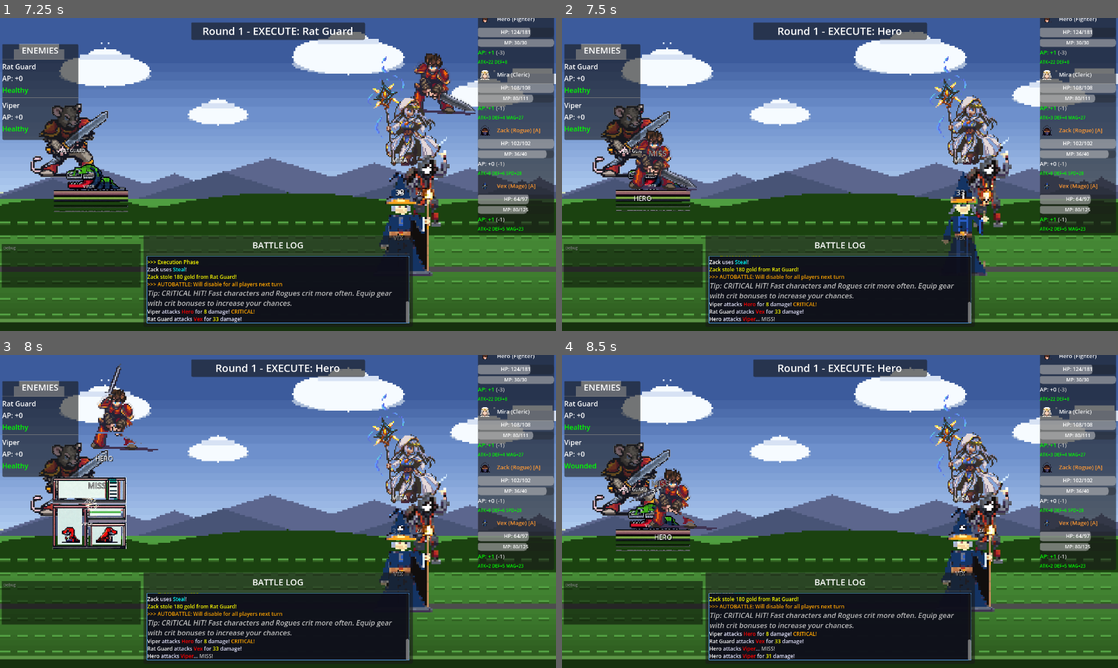
Above: before the commit, frames 1-4 (two rows, left to right).
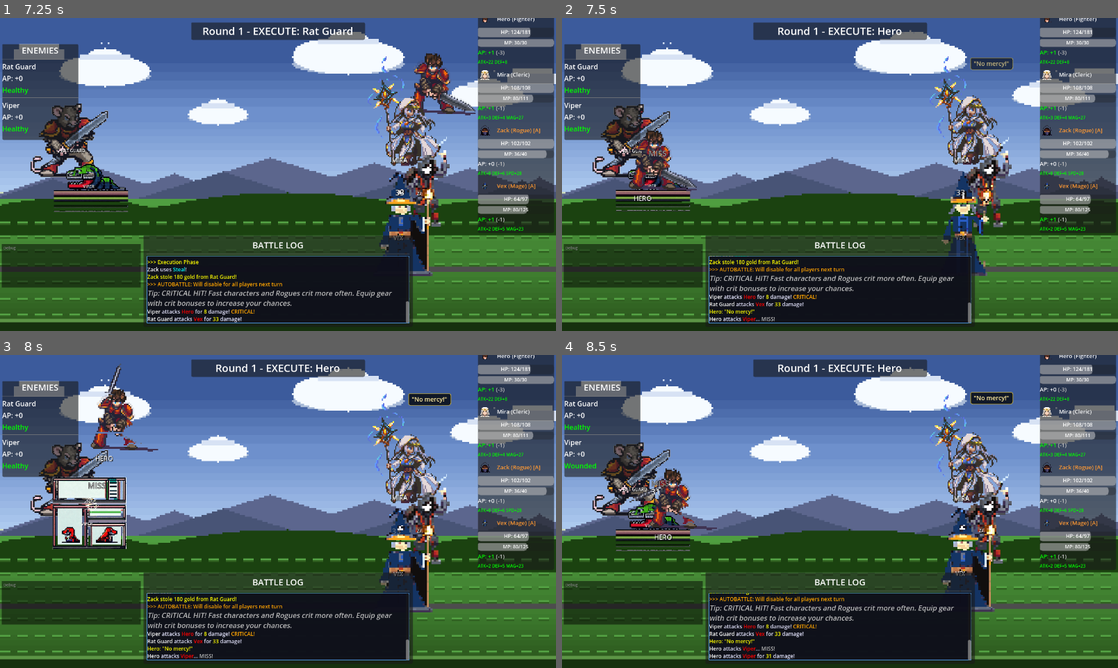
Above: after the commit, the same moments.

Repository: struktured-labs/cowardly-irregular
Game: Godot game, scene res://src/battle/BattleScene.tscn
Two runs of this game, one before a commit and one after it. Both use one fixed random seed, a clock stepped at 60 frames per second and the inputs below. This scene is started directly instead of the project's main scene.
Inputs (mouse positions are in pixels of both pictures, inside the frame that each line leads up to):
- Up to frame 1 (7.25 s): click (278, 165) at 0.52 s; click (278, 174) at 1.27 s; click (278, 187) at 2.02 s; tap Enter at 2.75 s; move the mouse to (400, 158) at 2.77 s; hold Right (ui_right) 2.78-3.5 s; hold R (battle_advance) 2.78-3.5 s; click (400, 158) at 2.92 s; tap Z (ui_accept) at 3.02, 3.32, 6.02, 6.32 s; drag from (166, 190) to (250, 237) at 3.52 s; move the mouse to (333, 105) at 4.27 s; hold Right (ui_right) 4.28-5 s; hold Tab (battle_toggle_auto) 4.28-5 s; click (333, 105) at 4.42 s; drag from (250, 237) to (111, 127) at 5.02 s; move the mouse to (444, 221) at 5.77 s; hold Left (ui_left) 5.78-6.5 s; tap E (camera_rotate_right) at 5.85 s; click (444, 221) at 5.92 s; drag from (111, 127) to (194, 96) at 6.52 s
- Up to frame 2 (7.5 s): move the mouse to (867, 174) at 7.27 s; hold Down (ui_down) from 7.28 s (still down); tap Alt at 7.35 s; click (867, 174) at 7.42 s
- Up to frame 3 (8 s): keep holding Down (ui_down)
- Up to frame 4 (8.5 s): release Down (ui_down) at 8 s; drag from (756, 433) to (728, 527) at 8.02 s

Frame 1 is identical in both runs. In frame 2, 2.4% of the frame differs, in the area x 26-82%, y 12-95%; in frame 3, 2.4%; in frame 4, 2.3%.

Commit message:
feat: trash talk dialogue before big Advance combos
When a player character queues 3+ actions via Advance (spending lots of
AP), there's a 20% chance they'll say a cocky one-liner before the
combo executes. Each job has 4 unique lines:

- Fighter: "Time to go all out!" / "You picked the wrong fight!"
- Rogue: "Watch this..." / "Too slow!"
- Mage: "Witness true power!" / "Let's light it up!"
- Cleric: "Divine judgment!" / "May the light consume you!"
- Bard: "Time for an encore!" / "Grand finale!"
- And 4 more jobs (guardian, ninja, summoner, speculator)

Display: gold-bordered speech bubble above the combatant sprite, pops
in, floats up, fades out over ~1.5s. Also logged in battle log.
Skipped in turbo mode.

User requested feature — 20% trigger rate so it's a fun surprise,
not repetitive.

Co-Authored-By: Claude Opus 4.6 (1M context) <noreply@anthropic.com>

Diff:
--- a/src/battle/BattleManager.gd
+++ b/src/battle/BattleManager.gd
@@ -21,6 +21,7 @@
 signal one_shot_achieved(rank: String, setup_turns: int)
 signal autobattle_victory(multiplier: float, total_turns: int)
 signal group_attack_executing(participants: Array, group_type: String, targets: Array, formation_id: String)
+signal advance_trash_talk(combatant: Combatant, line: String)
 
 enum BattleState {
 	INACTIVE,
@@ -1938,11 +1939,32 @@
 	return {"name": "Magic Burst", "element": "", "bonus_effect": ""}
 
 
+## Trash talk lines per job (triggered on 3+ action Advance, 20% chance)
+const ADVANCE_TRASH_TALK = {
+	"fighter": ["Time to go all out!", "You picked the wrong fight!", "Three hits? Let's make them count!", "No mercy!"],
+	"cleric": ["Divine judgment!", "May the light consume you!", "Repent!", "The heavens demand it!"],
+	"mage": ["Witness true power!", "Let's light it up!", "Feel the arcane fury!", "You're in for a shock!"],
+	"rogue": ["Watch this...", "Too slow!", "Blink and you'll miss it!", "Catch me if you can!"],
+	"bard": ["Time for an encore!", "This one's a showstopper!", "Hit it!", "Grand finale!"],
+	"guardian": ["Brace yourself!", "The wall strikes back!", "You can't break through!", "For the party!"],
+	"ninja": ["Shadow combo!", "You won't see this coming!", "Swift as the wind!", "Vanishing strike!"],
+	"summoner": ["All of us, together!", "Lend me your power!", "Convergence!", "United we strike!"],
+	"speculator": ["All in!", "High risk, high reward!", "The market favors the bold!", "Leveraged to the max!"],
+}
+
+
 func _execute_advance(combatant: Combatant, advance_action: Dictionary) -> void:
 	"""Execute advance action - all queued actions in sequence (each costs 1 AP)"""
 	var actions = advance_action.get("actions", []) as Array
 	if actions.is_empty():
 		return
+
+	# Trash talk on 3+ action Advance from player characters (20% chance)
+	if actions.size() >= 3 and combatant in player_party and randf() < 0.2:
+		var job_id = combatant.job.get("id", "fighter") if combatant.job else "fighter"
+		var lines = ADVANCE_TRASH_TALK.get(job_id, ADVANCE_TRASH_TALK["fighter"])
+		var line = lines[randi() % lines.size()]
+		advance_trash_talk.emit(combatant, line)
 
 	# Note: Each action costs 1 AP during execution.
 	# Grant +1 AP upfront to represent the natural turn gain — this offsets the cost
--- a/src/battle/BattleScene.gd
+++ b/src/battle/BattleScene.gd
@@ -235,6 +235,7 @@
 	BattleManager.one_shot_achieved.connect(_on_one_shot_achieved)
 	BattleManager.autobattle_victory.connect(_on_autobattle_victory)
 	BattleManager.group_attack_executing.connect(_on_group_attack_executing)
+	BattleManager.advance_trash_talk.connect(_on_advance_trash_talk)
 
 	# Connect button signals (for legacy mode)
 	btn_attack.pressed.connect(_on_attack_pressed)
@@ -303,6 +304,8 @@
 		BattleManager.autobattle_victory.disconnect(_on_autobattle_victory)
 	if BattleManager.group_attack_executing.is_connected(_on_group_attack_executing):
 		BattleManager.group_attack_executing.disconnect(_on_group_attack_executing)
+	if BattleManager.advance_trash_talk.is_connected(_on_advance_trash_talk):
+		BattleManager.advance_trash_talk.disconnect(_on_advance_trash_talk)
 
 	# Reset engine time scale in case battle speed was altered
 	Engine.time_scale = 1.0
@@ -2870,6 +2873,61 @@
 		battle_log.scroll_to_line(battle_log.get_line_count())
 
 
+func _on_advance_trash_talk(combatant: Combatant, line: String) -> void:
+	"""Show a brief cocky one-liner before a big Advance combo"""
+	if turbo_mode:
+		return  # Skip in turbo/autogrind
+
+	var sprite = _get_combatant_sprite(combatant)
+	if not sprite or not is_instance_valid(sprite):
+		return
+
+	# Speech bubble above the combatant
+	var bubble = PanelContainer.new()
+	bubble.mouse_filter = Control.MOUSE_FILTER_IGNORE
+	var style = StyleBoxFlat.new()
+	style.bg_color = Color(0.0, 0.0, 0.0, 0.75)
+	style.border_color = Color(1.0, 0.85, 0.2)
+	style.border_width_top = 1
+	style.border_width_bottom = 1
+	style.border_width_left = 1
+	style.border_width_right = 1
+	style.corner_radius_top_left = 4
+	style.corner_radius_top_right = 4
+	style.corner_radius_bottom_left = 4
+	style.corner_radius_bottom_right = 4
+	style.content_margin_left = 8
+	style.content_margin_right = 8
+	style.content_margin_top = 4
+	style.content_margin_bottom = 4
+	bubble.add_theme_stylebox_override("panel", style)
+
+	var label = Label.new()
+	label.text = '"%s"' % line
+	label.add_theme_font_size_override("font_size", 14)
+	label.add_theme_color_override("font_color", Color(1.0, 0.95, 0.7))
+	label.add_theme_constant_override("outline_size", 1)
+	label.add_theme_color_override("font_outline_color", Color(0.3, 0.2, 0.0))
+	label.mouse_filter = Control.MOUSE_FILTER_IGNORE
+	bubble.add_child(label)
+
+	bubble.position = sprite.global_position + Vector2(-40, -80)
+	bubble.z_index = 120
+	bubble.modulate.a = 0.0
+	add_child(bubble)
+
+	# Animate: pop in, hold, fade out
+	var tween = create_tween()
+	tween.tween_property(bubble, "modulate:a", 1.0, 0.15)
+	tween.tween_property(bubble, "position:y", bubble.position.y - 10, 0.8)
+	tween.parallel().tween_property(bubble, "modulate:a", 0.0, 0.3).set_delay(1.2)
+	tween.tween_callback(bubble.queue_free)
+
+	# Log it too
+	var job_name = combatant.job.get("name", "Fighter") if combatant.job else "Fighter"
+	log_message('[color=yellow]%s: "%s"[/color]' % [combatant.combatant_name, line])
+
+
 func _on_one_shot_achieved(rank: String, setup_turns: int) -> void:
 	"""Display one-shot visual feedback when all enemies are defeated in a single execution phase"""
 	var exp_mult = BattleManager.get_one_shot_exp_multiplier()
